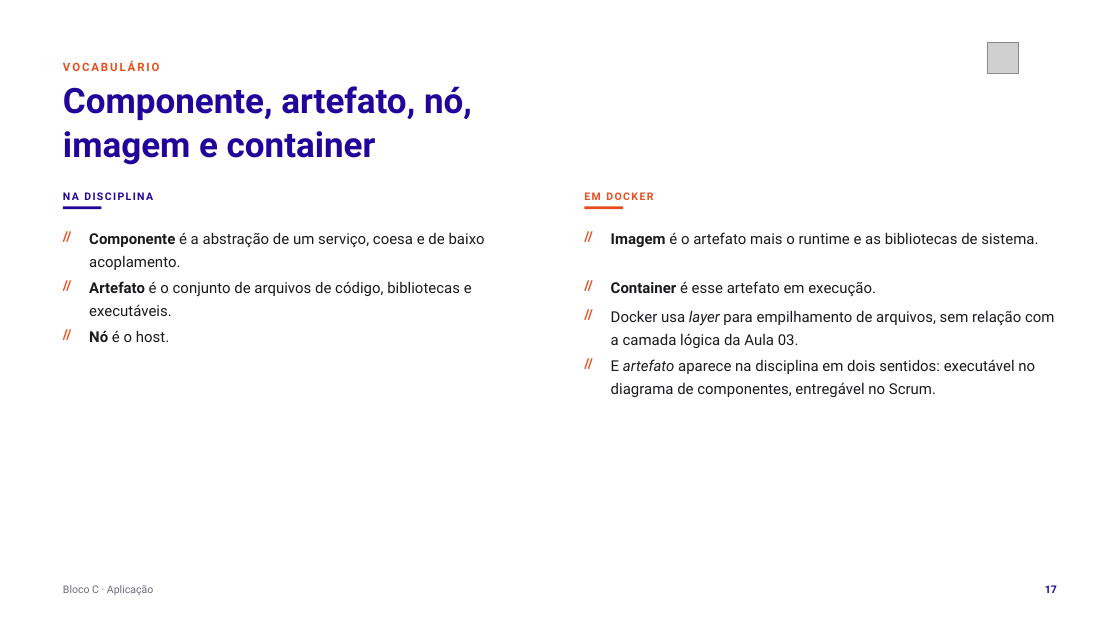
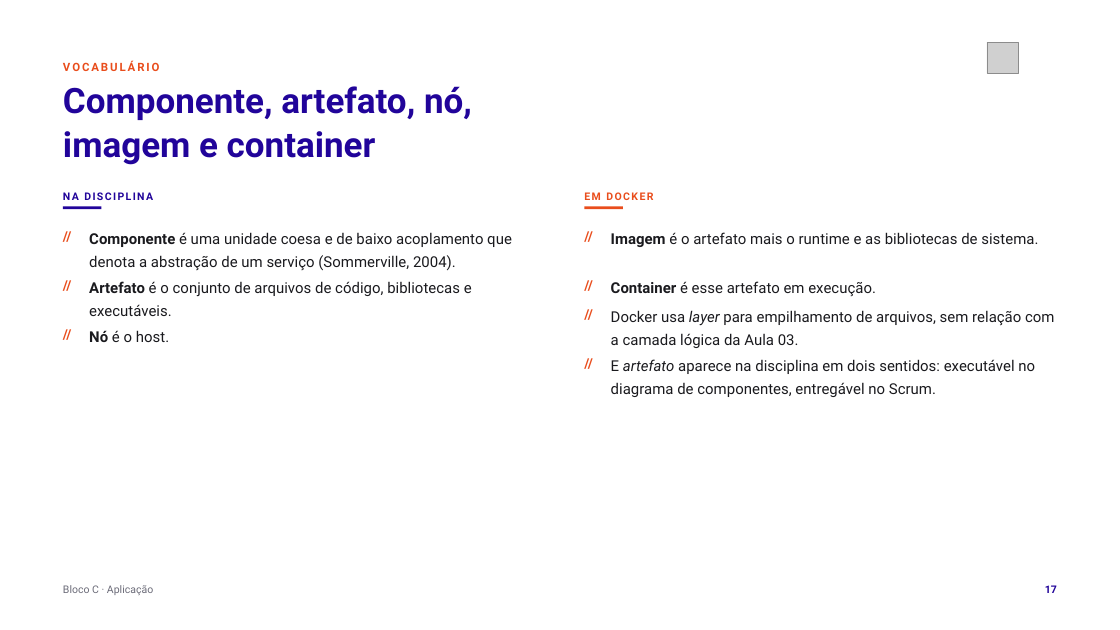
Before and after one commit to tcpassos/invite-app, a slide deck: slide 17 of trabalhos/T1-Docker-Invite-People.pptx. Drawn at 1120x630 pixels with LibreOffice and Linux fonts; fonts in the diff are those of the drawing; grey boxes stand for pictures. Boxes give left, top, right and bottom in pixels: in the first picture for what was removed or moved away, otherwise in the second. Text is boxed around its words. In the diff, an @@ line names an element or a change of style, - is before the commit and + after.

```diff
--- a/trabalhos/T1-Docker-Invite-People.pptx
+++ b/trabalhos/T1-Docker-Invite-People.pptx
@@ text at [89,232,512,270]: text changed @@
-Componente é a abstração de um serviço, coesa e de baixo acoplamento.
+Componente é uma unidade coesa e de baixo acoplamento que denota a abstração de um serviço (Sommerville, 2004).
```
Also in this commit, not shown: 2 other slides changed, 5 other files.
